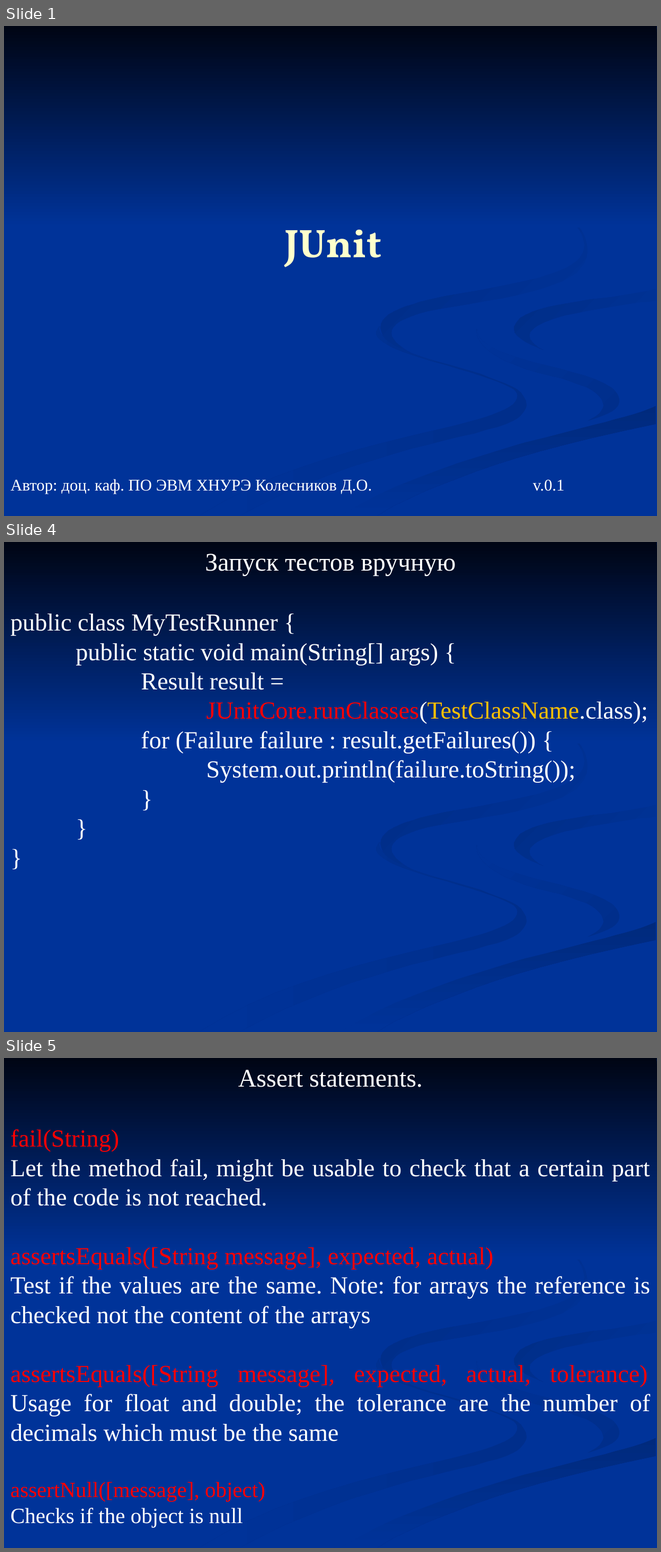
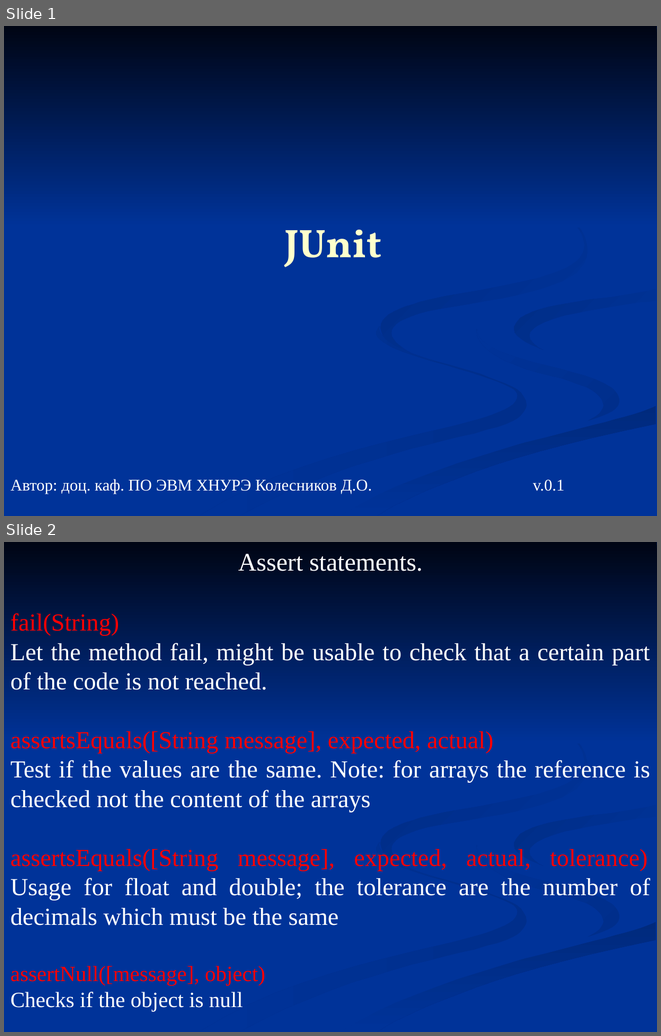
Before and after one commit to kostakoida/PrPrLab, a slide deck: PotomkinKostiantyn/06_junit.ppt. Shown one above the other, each under a label of ours: slides 1, 4 and 5 before the commit, slides 1 and 2 after it; the slides between them are not shown. The pictures are 661x1552 and 661x1036 pixels, drawn with LibreOffice and Linux fonts; fonts in the diff are those of the drawing. Boxes give left, top, right and bottom in pixels: in the first picture for what was removed or moved away, otherwise in the second. Text is boxed around its words. In the diff, an @@ line names an element or a change of style, - is before the commit and + after.

```diff
--- a/PotomkinKostiantyn/06_junit.ppt
+++ b/PotomkinKostiantyn/06_junit.ppt
@@ slide 4 removed at (4,542,657,1032), background #003399; not listed: 7 template elements that a slide beside it also shows @@
@@ text removed at (10,554,648,783) @@
-Запуск тестов вручную
-public class MyTestRunner {
-public static void main(String[] args) {
-Result result =
-JUnitCore.runClasses(TestClassName.class);
-for (Failure failure : result.getFailures()) {
-System.out.println(failure.toString());
-}
-}
-}
@@ what was slide 5 is now slide 2 @@
```
Also in this commit, not shown: 2 other slides removed.
